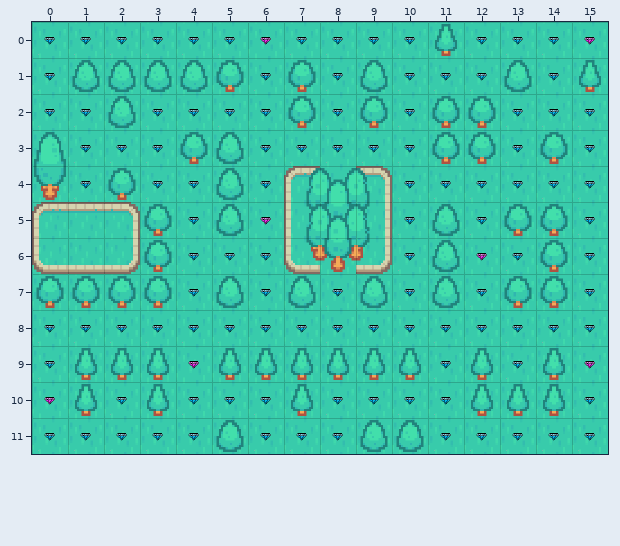
Tiled map, stored at maps/testeMap.tmx. Above: the version before the commit.
Cells are 64x64 px. Shown: x 0..15, y 0..11.
After:
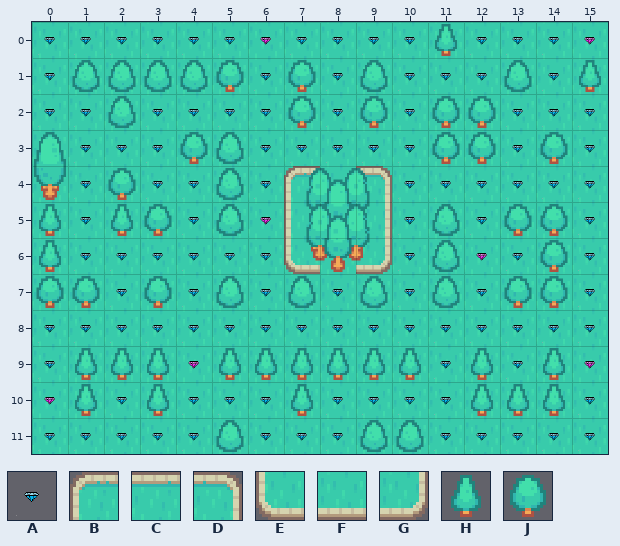
Key: from "diomand": A 0; from "test-tiles": B 0, C 1, D 2, E 18, F 19, G 20, H 44, J 53.
_ is an empty cell.
Difference:
{"where": "layer \"CenterField\""}
{"y":5,"x":0,"old":"BCD","new":"___"}
{"y":6,"x":0,"old":"EFG","new":"___"}
{"where": "layer \"Trees\""}
{"y":5,"x":0,"old":"_","new":"H"}
{"y":5,"x":2,"old":"_","new":"H"}
{"y":6,"x":0,"old":"_","new":"H"}
{"y":6,"x":3,"old":"J","new":"_"}
{"y":7,"x":2,"old":"J","new":"_"}
{"where": "layer \"Diamonds\""}
{"y":5,"x":1,"old":"_","new":"A"}
{"y":6,"x":1,"old":"___","new":"AAA"}
{"y":7,"x":2,"old":"_","new":"A"}
{"label":"changed","picture_box":[32,202,172,308]}
